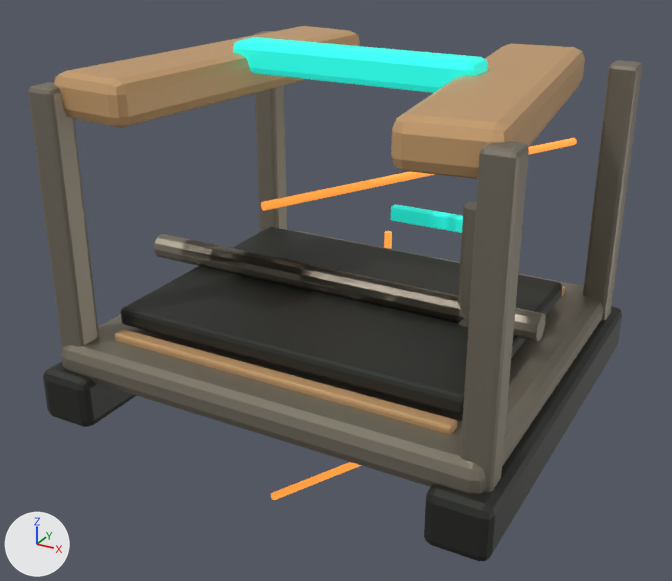
Two versions of the glTF model assets/models/buildings/factions/drift_factory.glb, one commit apart.
The view is the same before and after, from a 50 mm lens placed at (2.15, -4.1, 2.6), pointed at (-0.3, 0.35, 0.37). The axes (+X, +Y, +Z) are drawn at lower left. The lights are the same throughout. The picture after the commit comes second. Where no turn or scale is listed for an object, it has been applied to the vertices.

The scene before the commit, as lines of its bpy script (objects in view):
```python
ob_bolt_on_edge_rail = bpy.data.objects.new('Bolt-on edge rail', me_cube_041)
ob_bolt_on_edge_rail.location = (0.0, -0.828, 0.43)
ob_bolt_on_edge_rail_001 = bpy.data.objects.new('Bolt-on edge rail.001', me_cube_042)
ob_bolt_on_edge_rail_001.location = (0.0, 0.828, 0.43)
ob_canted_armor_shoulder = bpy.data.objects.new('Canted armor shoulder', me_cube_048)
ob_canted_armor_shoulder.location = (-0.77, 0.0, 1.69)
ob_canted_armor_shoulder_001 = bpy.data.objects.new('Canted armor shoulder.001', me_cube_049)
ob_canted_armor_shoulder_001.location = (0.77, 0.0, 1.69)
ob_drive_in_roller_006 = bpy.data.objects.new('Drive-in roller.006', me_cylinder_070)
ob_drive_in_roller_006.location = (0.5, -0.05, 0.62)
ob_exposed_gantry_leg = bpy.data.objects.new('Exposed gantry leg', me_cube_044)
ob_exposed_gantry_leg.location = (-1.104, -0.938, 1.0)
ob_exposed_gantry_leg_002 = bpy.data.objects.new('Exposed gantry leg.002', me_cube_046)
ob_exposed_gantry_leg_002.location = (1.104, -0.938, 1.0)
ob_exposed_gantry_leg_003 = bpy.data.objects.new('Exposed gantry leg.003', me_cube_047)
ob_exposed_gantry_leg_003.location = (1.104, 0.938, 1.0)
ob_modular_pallet_deck = bpy.data.objects.new('Modular pallet deck', me_cube_040)
ob_modular_pallet_deck.location = (0.0, 0.0, 0.34)
# also in view: 'Drive-in roller.003' at (-0.1, -0.05, 0.62); 'Diagonal tension cable.001' at (0.0, 1.1, 0.97); 'Exposed gantry leg.001' at (-1.1, 0.94, 1.0); 'Replaceable skid rail.001' at (1.08, 0.0, 0.16); 'TeamColor' at (0.0, 1.21, 0.6)
```
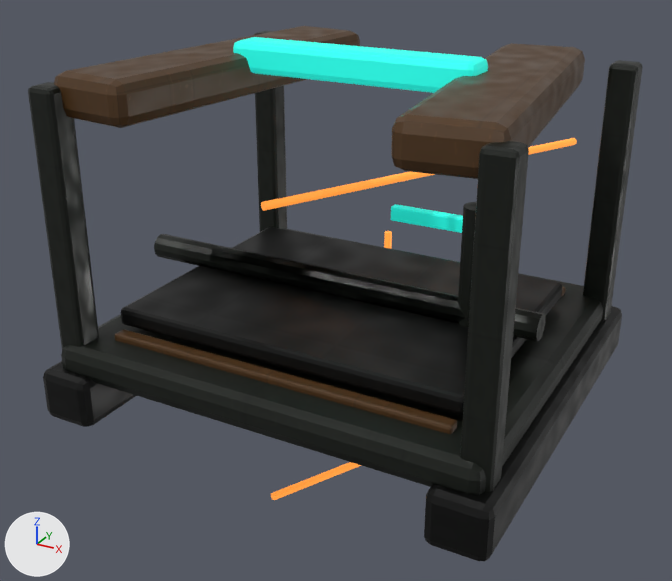
Patch to the scene script:
```diff
--- a/assets/models/buildings/factions/drift_factory.glb.py
+++ b/assets/models/buildings/factions/drift_factory.glb.py
@@ img_graphite_roughness @@
+img_graphite_roughness = load_image('graphite_roughness', '../../textures/industrial/factions/drift/graphite_roughness.png', 512, 512, 'Non-Color')
@@ img_graphite_normal @@
+img_graphite_normal = load_image('graphite_normal', '../../textures/industrial/factions/drift/graphite_normal.png', 512, 512, 'Non-Color')
@@ img_factions_drift_dark_graphite_albedo @@
+img_factions_drift_dark_graphite_albedo = load_image('factions_drift_dark_graphite_albedo', '../../textures/industrial/factions/drift/factions_drift_dark_graphite_albedo.png', 512, 512, 'sRGB')
@@ img_steel_roughness @@
+img_steel_roughness = load_image('steel_roughness', '../../textures/industrial/factions/drift/steel_roughness.png', 512, 512, 'Non-Color')
@@ img_factions_drift_steel_steel_albedo @@
+img_factions_drift_steel_steel_albedo = load_image('factions_drift_steel_steel_albedo', '../../textures/industrial/factions/drift/factions_drift_steel_steel_albedo.png', 512, 512, 'sRGB')
@@ img_steel_normal @@
+img_steel_normal = load_image('steel_normal', '../../textures/industrial/factions/drift/steel_normal.png', 512, 512, 'Non-Color')
@@ img_factions_drift_armor_light_ceramic_albedo @@
+img_factions_drift_armor_light_ceramic_albedo = load_image('factions_drift_armor_light_ceramic_albedo', '../../textures/industrial/factions/drift/factions_drift_armor_light_ceramic_albedo.png', 512, 512, 'sRGB')
@@ img_ceramic_roughness @@
+img_ceramic_roughness = load_image('ceramic_roughness', '../../textures/industrial/factions/drift/ceramic_roughness.png', 512, 512, 'Non-Color')
@@ img_ceramic_normal @@
+img_ceramic_normal = load_image('ceramic_normal', '../../textures/industrial/factions/drift/ceramic_normal.png', 512, 512, 'Non-Color')
@@ mat_drift___light_003 @@
 mat_drift___light_003 = bpy.data.materials.new('Drift / light.003')
-# nodes: BsdfPrincipled, OutputMaterial
-# colours: brown #cea473
+# nodes: BsdfPrincipled, Math, NormalMap, OutputMaterial, SeparateColor, TexImage x3
+# uses the picture img_ceramic_normal
+# uses the picture img_ceramic_roughness
+# uses the picture img_factions_drift_armor_light_ceramic_albedo
@@ mat_drift___steel_003 @@
 mat_drift___steel_003 = bpy.data.materials.new('Drift / steel.003')
-# nodes: BsdfPrincipled, OutputMaterial
-# colours: grey #8b8476
+# nodes: BsdfPrincipled, Math, NormalMap, OutputMaterial, SeparateColor, TexImage x3
+# uses the picture img_factions_drift_steel_steel_albedo
+# uses the picture img_steel_normal
+# uses the picture img_steel_roughness
@@ mat_drift___dark_003 @@
 mat_drift___dark_003 = bpy.data.materials.new('Drift / dark.003')
-# nodes: BsdfPrincipled, OutputMaterial
-# colours: dark grey #3c3e3a
+# nodes: BsdfPrincipled, Math, NormalMap, OutputMaterial, SeparateColor, TexImage x3
+# uses the picture img_factions_drift_dark_graphite_albedo
+# uses the picture img_graphite_normal
+# uses the picture img_graphite_roughness
```

Boxes (x1, y1, x2, y2) around the edits, measured in the pictures (672 x 581 px):
'Vehicle assembly skid', surface changed: (121, 227, 562, 415) in both
'Modular pallet deck', surface changed (darker): (61, 229, 603, 495) in both
'Canted armor shoulder.001', surface changed (darker): (391, 43, 585, 179) in both
'Exposed gantry leg.002', surface changed (darker): (460, 141, 529, 492) in both
'Canted armor shoulder', surface changed (darker): (54, 26, 360, 128) in both
'Replaceable skid rail.001', surface changed: (424, 306, 616, 560) in both
'Exposed gantry leg', surface changed (darker): (28, 82, 99, 350) in both
'Exposed gantry leg.003', surface changed (darker): (583, 60, 643, 320) in both
'Bolt-on edge rail', surface changed: (115, 330, 457, 434) in both
'Exposed gantry leg.001', surface changed (darker): (254, 31, 287, 232) in both
'Replaceable skid rail', surface changed: (43, 361, 137, 426) in both
'Drive-in roller', surface changed (darker): (154, 234, 320, 292) in both
'Drive-in roller.001', surface changed: (181, 240, 358, 300) in both
'Drive-in roller.006', surface changed: (332, 271, 545, 342) in both
'Drive-in roller.007', surface changed (grey to black): (458, 202, 476, 327) in both
'Drive-in roller.005', surface changed: (301, 269, 469, 323) in both
'Drive-in roller.004', surface changed: (269, 258, 460, 323) in both
'Drive-in roller.003', surface changed: (239, 262, 427, 309) in both
'Drive-in roller.002', surface changed: (211, 246, 394, 307) in both
